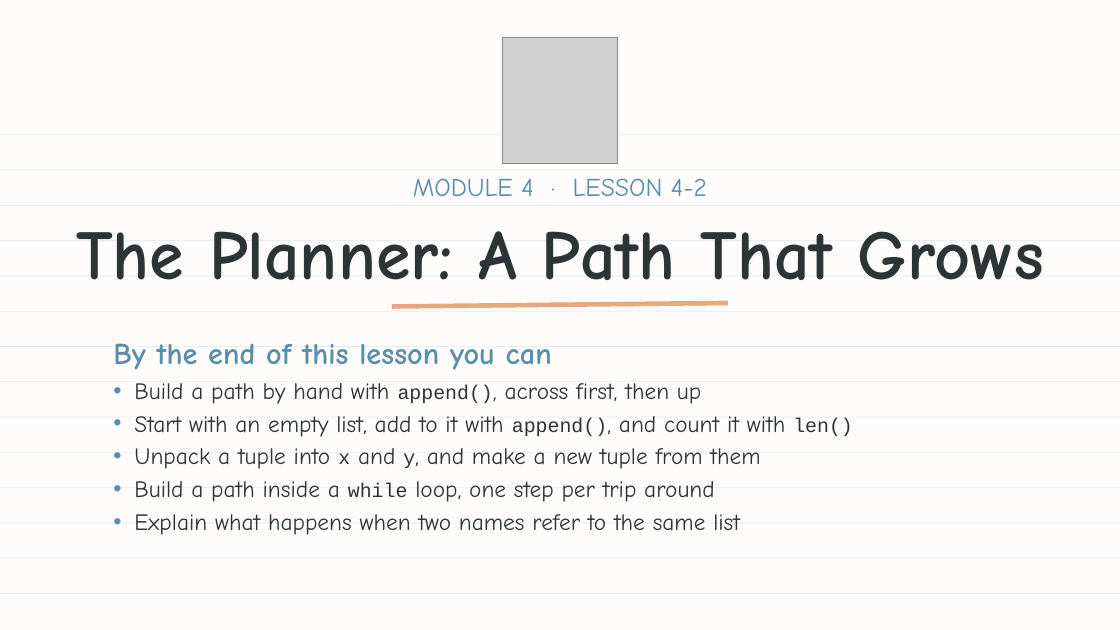
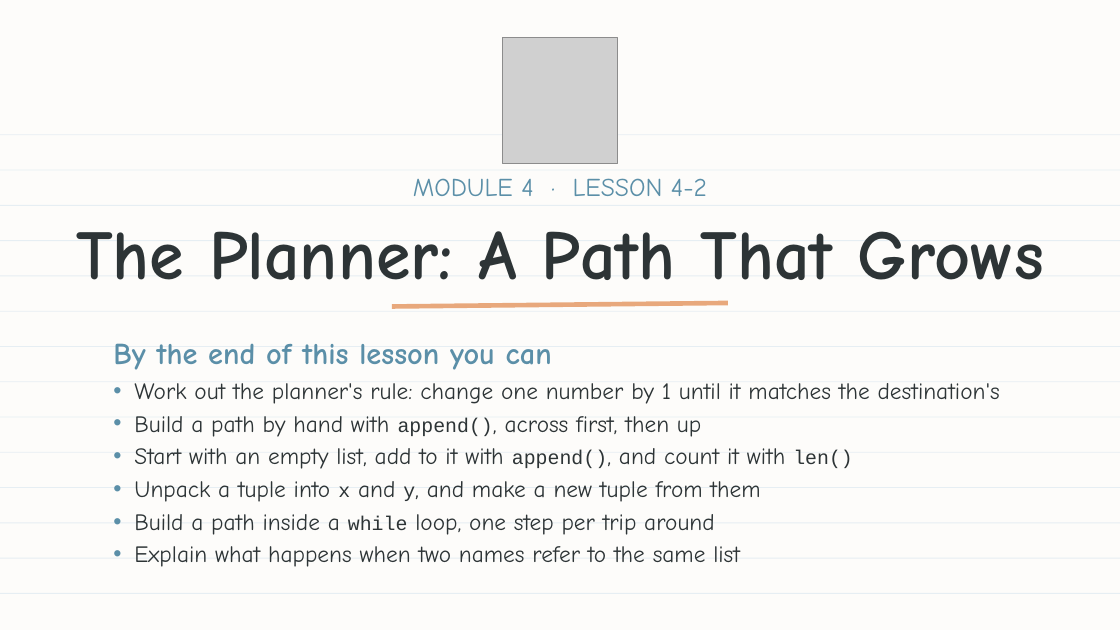
Before and after one commit to bradamiller/LearningPython, a slide deck: slide 1 of static/slides/module-04-manhattan/module-4-lesson-02-a-path-that-grows.pptx. Drawn at 1120x630 pixels with LibreOffice and Linux fonts; fonts in the diff are those of the drawing; grey boxes stand for pictures. Boxes give left, top, right and bottom in pixels: in the first picture for what was removed or moved away, otherwise in the second. Text is boxed around its words. In the diff, an @@ line names an element or a change of style, - is before the commit and + after.

```diff
--- a/static/slides/module-04-manhattan/module-4-lesson-02-a-path-that-grows.pptx
+++ b/static/slides/module-04-manhattan/module-4-lesson-02-a-path-that-grows.pptx
@@ text at [134,383,1000,404]: paragraph added @@
+• Work out the planner's rule: change one number by 1 until it matches the destination's
```
Also in this commit, not shown: 1 other slide changed, 16 slides added, 18 other files.
